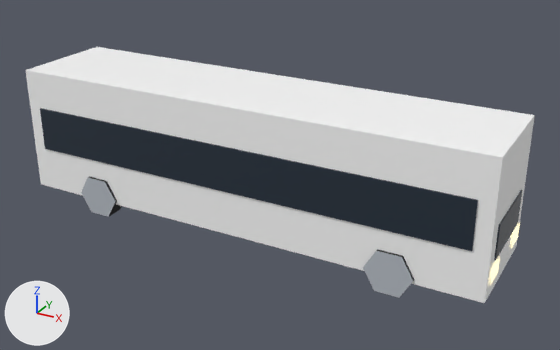
Two versions of the glTF model public/models/props/bus_city.glb, one commit apart.
Both versions are drawn from a camera (50 mm lens) standing at (0.557, -0.945, 0.574) and looking at (0.035, 0.004, 0.099). Lighting does not change. The marker at lower left points along +X, +Y and +Z. The first picture is the older version. Vertices at exactly the same position are counted once.

Objects in the first picture: 'bus_city'.
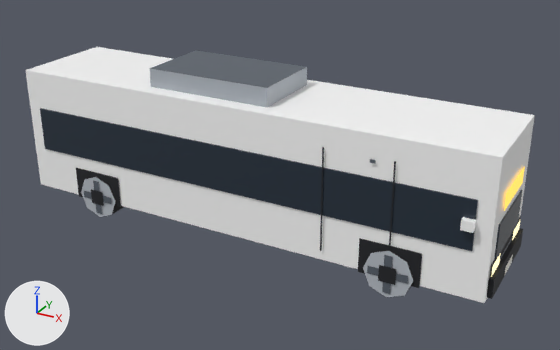
The change, as a list of edits to the scene's bpy script:
```text
Add mat_metal:
    mat_metal = bpy.data.materials.new('metal')
    # nodes: BsdfPrincipled, Mix, OutputMaterial, VertexColor
    # colours: grey #a9b0b8, mixed with the vertex colours
Add mat_metal_dark:
    mat_metal_dark = bpy.data.materials.new('metal_dark')
    # nodes: BsdfPrincipled, Mix, OutputMaterial, VertexColor
    # colours: greyish blue #59616b, mixed with the vertex colours
Add mat_glow_sign:
    mat_glow_sign = bpy.data.materials.new('glow_sign')
    # nodes: BsdfPrincipled, Mix, OutputMaterial, VertexColor
    # colours: orange #ffc94d, orange #f5c04a, mixed with the vertex colours
Add mat_black:
    mat_black = bpy.data.materials.new('black')
    # nodes: BsdfPrincipled, Mix, OutputMaterial, VertexColor
    # colours: black #1b1d22, mixed with the vertex colours
Add mat_white:
    mat_white = bpy.data.materials.new('white')
    # nodes: BsdfPrincipled, Mix, OutputMaterial, VertexColor
    # colours: white #f1eee6, mixed with the vertex colours
Change me_bus_city:
    used by ob_bus_city; location = (0.0, 0.0, 0.0)
    remove me_bus_city.from_pydata(...)  # 96 vertices, 134 faces; spans x -0.382..0.382, y -0.089..0.089, z 0.005..0.229
    add me_bus_city.from_pydata(...)  # 284 vertices, 282 faces; spans x -0.388..0.388, y -0.096..0.096, z 0.0..0.257
    me_bus_city part 1: the loose piece of 8 vertices spanning x -0.357..0.357, y -0.087..0.087, z 0.099..0.169 is copied, and the copy is scaled about its middle by (0.0224, 0.069, 0.2), then moved by (0.35, -0.09, 0.002), in mat_car_body; it spans x 0.342..0.358, y -0.096..-0.084, z 0.129..0.143
    me_bus_city part 2: the loose piece of 8 vertices spanning x 0.37..0.382, y -0.06..0.06, z 0.079..0.129 is copied, and the copy is scaled about its middle by (1.17, 1.31, 0.56), then moved by (0.004, 0.0, -0.056), in mat_black; it spans x 0.373..0.387, y -0.078..0.078, z 0.034..0.062
    me_bus_city part 3: the loose piece of 8 vertices spanning x -0.357..0.357, y -0.087..0.087, z 0.099..0.169 is copied, and the copy is scaled about its middle by (0.28, 0.69, 0.4), then moved by (-0.05, 0.0, 0.109); it spans x -0.15..0.05, y -0.06..0.06, z 0.229..0.257
    me_bus_city part 4: the loose piece of 4 vertices spanning x 0.382, y -0.074..-0.034, z 0.049..0.074 is moved by (0.0, 0.0, 0.004)
    me_bus_city part 5: the loose piece of 4 vertices spanning x 0.382, y 0.034..0.074, z 0.049..0.074 is moved by (0.0, 0.0, 0.004)
    me_bus_city part 6: 16 vertices moved from x 0.232..0.268, y -0.089..0.089, z 0.005..0.067 to x 0.225..0.275, y -0.089..0.089, z 0.011..0.061; 96 vertices added at x 0.149..0.388, y -0.094..0.094, z 0.0..0.199
    me_bus_city part 7: 16 vertices moved from x -0.268..-0.232, y -0.089..0.089, z 0.005..0.067 to x -0.275..-0.225, y -0.089..0.089, z 0.011..0.061; 40 vertices added at x -0.294..-0.206, y -0.091..0.091, z 0.0..0.078
    other edits to the shape of me_bus_city do not show in these pictures
    add me_bus_city.materials.append(mat_black)
    add me_bus_city.materials.append(mat_metal_dark)
    add me_bus_city.materials.append(mat_white)
    add me_bus_city.materials.append(mat_glow_sign)
    add me_bus_city.materials.append(mat_metal)
```

Where the change shows, as pixel boxes [x1, y1, x2, y2] in the pictures (560 x 350 px; the box of a moved part takes in the faces that stretch with it):
part 1 of me_bus_city, added: after [460, 217, 477, 233]
part 2 of me_bus_city, added: after [487, 228, 523, 299]
part 3 of me_bus_city, added: after [149, 50, 307, 107]
part 4 of me_bus_city, moved or reshaped: before [490, 257, 500, 286]; after [491, 253, 501, 277]
part 5 of me_bus_city, moved or reshaped: before [511, 223, 520, 249]; after [512, 221, 520, 241]
part 6 of me_bus_city, built on: before [363, 249, 414, 298]; after [320, 147, 525, 297]
part 7 of me_bus_city, built on: before [81, 176, 122, 217]; after [76, 168, 124, 217]
